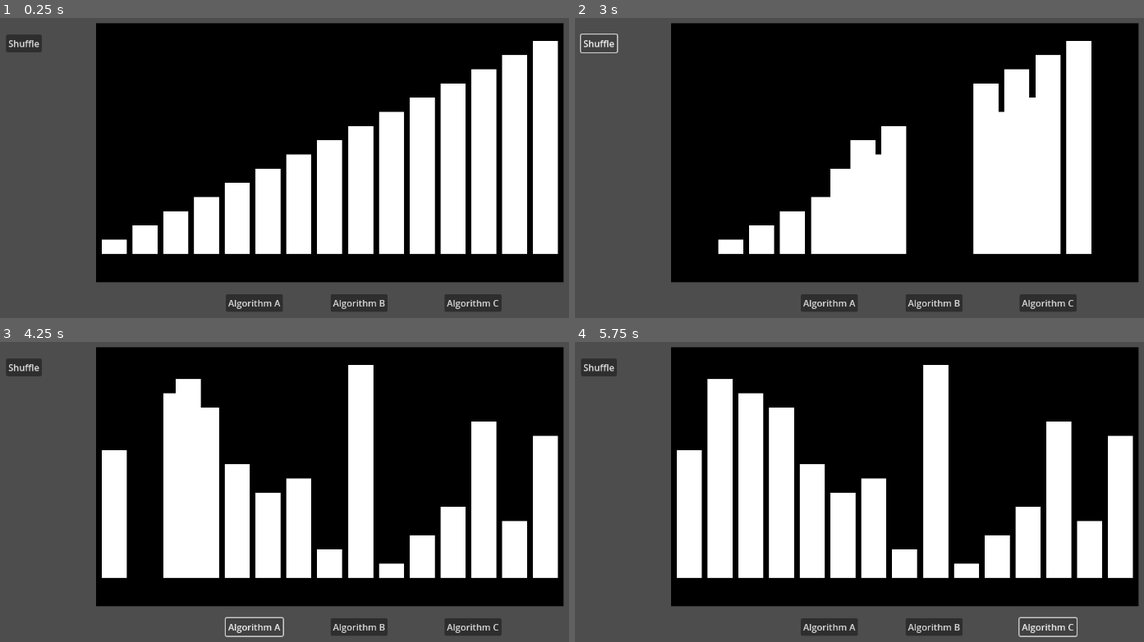
Above: before the commit, frames 1-4 (two rows, left to right).
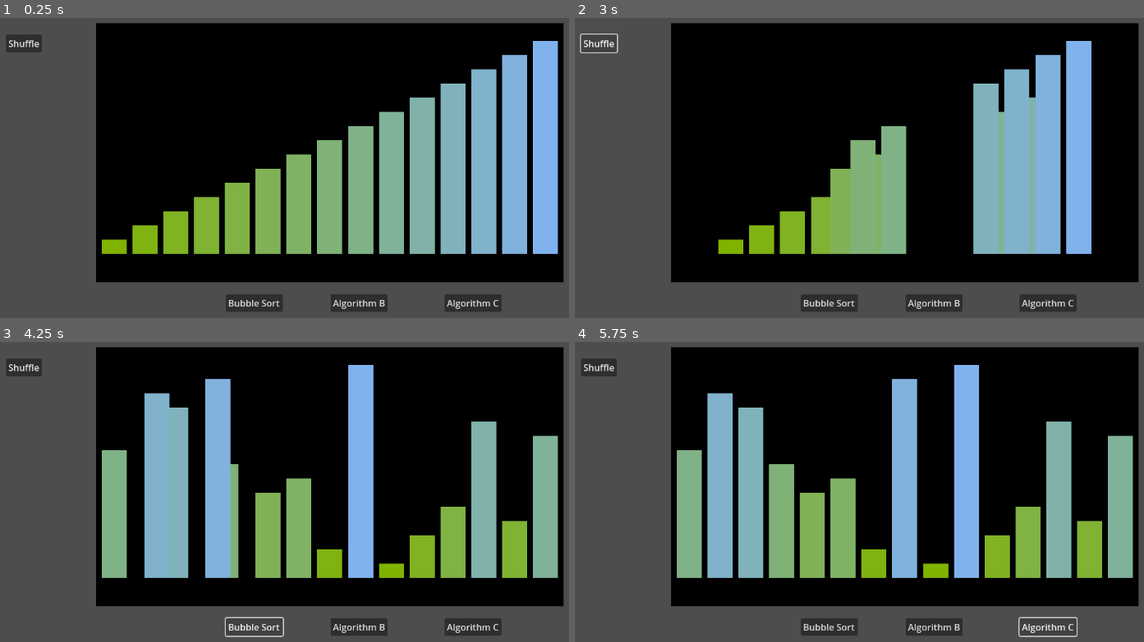
Above: after the commit, the same moments.

Repository: jematson/CS471ChappellChase
Game: Godot game, scene res://scenes/level.tscn
Same seed, same stepped clock (60 frames per second), same inputs: the game is played once before the commit and once after it.
Inputs:
- Up to frame 1 (0.25 s): no input
- Up to frame 2 (3 s): click "Algorithm A" (after the commit: "Bubble Sort") at 0.5 s; click "Algorithm B" at 1.25 s; click "Algorithm C" at 2 s; click "Shuffle" at 2.75 s
- Up to frame 3 (4.25 s): click "Algorithm A" (after the commit: "Bubble Sort") at 3.5 s
- Up to frame 4 (5.75 s): click "Algorithm B" at 4.25 s; click "Algorithm C" at 5 s

The runs differ from the first frame. In frame 1, 26% of the frame differs, in the area x 17-99%, y 7-97%; in frame 2, 19%; in frame 3, 27%; in frame 4, 31%.

Commit message:
Refactored some of the stair shuffle ond positioning logic, and implemented buble sort

Diff:
--- a/scenes/algorithm_menu.gd
+++ b/scenes/algorithm_menu.gd
@@ -1,19 +1,16 @@
 extends Node2D
 
 signal shuffle()
+signal bubble()
 
 func _on_button_1_pressed() -> void:
-	print("Pressed A")
-
-
+	emit_signal("bubble")
 
 func _on_button_2_pressed() -> void:
 	print("Pressed B")
 
-
 func _on_button_3_pressed() -> void:
 	print("Pressed C")
 
-
 func _on_shuffle_button_pressed() -> void:
 	emit_signal("shuffle")
--- a/scenes/algorithm_menu.tscn
+++ b/scenes/algorithm_menu.tscn
@@ -10,7 +10,7 @@
 offset_top = 544.0
 offset_right = 612.0
 offset_bottom = 575.0
-text = "Algorithm A"
+text = "Bubble Sort"
 
 [node name="Button2" type="Button" parent="."]
 offset_left = 696.0
--- a/scenes/level.gd
+++ b/scenes/level.gd
@@ -1,8 +1,8 @@
 extends Node2D
-
 
 @onready var stairs = $StairDisplay
 @onready var button = $AlgorithmMenu
 
 func _ready():
 	button.shuffle.connect(stairs.shuffle_stairs)
+	button.bubble.connect(stairs.bubble_sort)
--- a/scenes/stair_display.gd
+++ b/scenes/stair_display.gd
@@ -1,5 +1,4 @@
 extends Node2D
-
 
 var num_stairs = 15
 var stair_heights = []
@@ -17,10 +16,11 @@
 
 	draw_stairs()
 
-
 func draw_stairs() -> void:
 	var stair_width = (bg_width - (10 * (num_stairs+1))) / num_stairs
+	var blue_increment = 0.0
 	for i in range(num_stairs):
+
 
 		var stairx = bg_position[0] + i*(stair_width + 10) + 10
 		var stairh = stair_heights[i]*25
@@ -33,22 +33,34 @@
 		new_node.set_position(Vector2(stairx, stairy))
 		new_node.target_pos = (Vector2(stairx, stairy))
 		new_node.set_size(Vector2(stair_width, stairh))
-		new_node.color = Color.WHITE
+		new_node.color = Color(0.5, 0.7, blue_increment)
 		add_child(new_node)
 		stairs.append(new_node)
-
+		blue_increment += 1.0/15.0
 
 func shuffle_stairs():
-	var new_order = stair_heights.duplicate()
-	new_order.shuffle()
+	stair_heights.shuffle()
+	update_stair_positions()
 
-	for target_index in range(num_stairs):
-		var target_value = new_order[target_index]
-
+func update_stair_positions():
+	for index in range(stair_heights.size()):
+		var value = stair_heights[index]
 		for stair in stairs:
-			if stair.value == target_value:
-				var target_x = indices[target_index].y
+			if stair.value == value:
+				var target_x = indices[index].y
 				var target_y = bottom_floor - stair.height
-				#var target_y = indices[target_index].z
 				stair.target_pos = Vector2(target_x, target_y)
 				break
+
+func bubble_sort():
+	var n = stair_heights.size()
+	for i in range(n - 1):
+		for j in range(n - i - 1):
+			if stair_heights[j] > stair_heights[j + 1]:
+				var temp = stair_heights[j]
+				stair_heights[j] = stair_heights[j + 1]
+				stair_heights[j + 1] = temp
+
+				update_stair_positions()
+
+				await get_tree().create_timer(0.3).timeout
Not shown, added: StairRect.gd.uid
